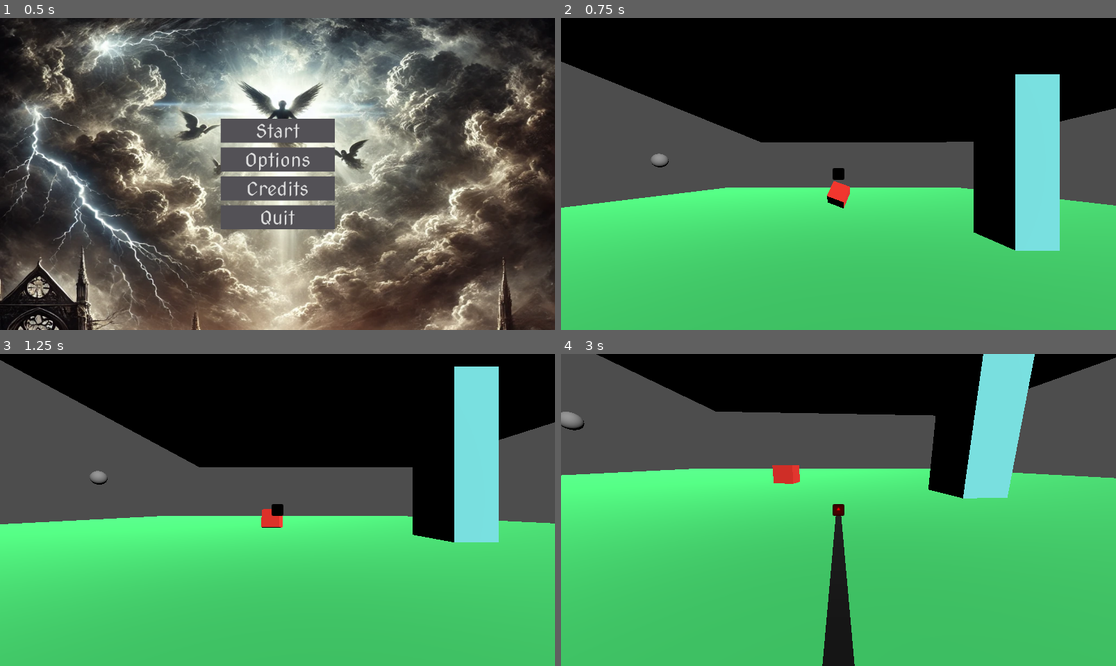
Above: before the commit, frames 1-4 (two rows, left to right).
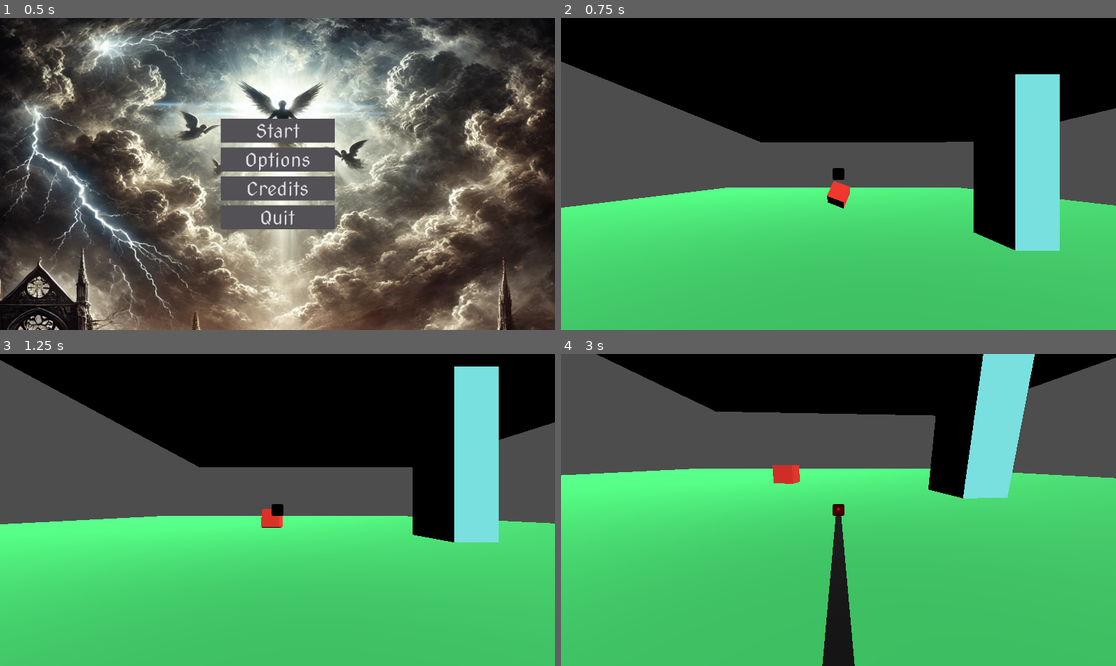
Above: after the commit, the same moments.

Repository: cris-duran/cc5408-project
Game: Godot game, scene res://Scenes/menu.tscn
Same seed, same stepped clock (60 frames per second), same inputs: the game is played once before the commit and once after it. The engine's default icon, where the game draws it, is replaced by a stand-in: a white triangle on a blue panel in a dark square.
Inputs (mouse positions are in pixels of both pictures, inside the frame that each line leads up to):
- Up to frame 1 (0.5 s): no input
- Up to frame 2 (0.75 s): click "Start" at 0.5 s
- Up to frame 3 (1.25 s): no input
- Up to frame 4 (3 s): move the mouse to (866, 510) at 1.27 s; press the mouse at (866, 510) at 1.28 s; tap Enter at 2 s; move the mouse to (810, 510) at 2.02 s; release the mouse at (810, 510) at 2.03 s; right-click (810, 510) at 2.1 s; move the mouse to (849, 503) at 2.77 s; press the mouse at (849, 503) at 2.78 s

Frame 1 is identical in both runs. In frame 2, less than 0.1% of the frame differs, in the area x 16-20%, y 43-48%; in frame 3, less than 0.1%; in frame 4, 0.2%, in the area x 0-5%, y 18-25%.

Commit message:
corrección del código del enemigo

Diff:
--- a/Assets/Scripts/Character.gd
+++ b/Assets/Scripts/Character.gd
@@ -28,7 +28,7 @@
 @onready var pin_joint_3d: PinJoint3D
 @onready var chain = $Chain
 @onready var chain_2 = $Chain2
-@onready var Bounce_velocity= 600
+@onready var Bounce_velocity= 15
 func _ready() -> void:
 	ray.enabled=true
 	chain.visible=false
@@ -133,6 +133,12 @@
 
 
 
-func _on_animatable_body_3d_enemy_killed() -> void:
-	linear_velocity.y=Bounce_velocity
-	print("JIJIJA")
+
+
+
+
+
+func _on_enemy_1_enemy_killed() -> void:
+	var direction=Vector3.UP
+	apply_central_impulse(direction*2)
+	pass # Replace with function body.
--- a/Scenes/Main.tscn
+++ b/Scenes/Main.tscn
@@ -1,10 +1,10 @@
-[gd_scene load_steps=18 format=3 uid="uid://ki01rvarfvr6"]
+[gd_scene load_steps=15 format=3 uid="uid://ki01rvarfvr6"]
 
 [ext_resource type="ArrayMesh" uid="uid://drj51xvx3pvok" path="res://Assets/3dModels/Terrain_test.obj" id="1_p32dt"]
 [ext_resource type="PackedScene" uid="uid://d4ls43nckhuyh" path="res://Scenes/Character.tscn" id="2_661i2"]
 [ext_resource type="PackedScene" uid="uid://bgecweg2wcwsv" path="res://Scenes/Terrain_body.tscn" id="3_2ubke"]
 [ext_resource type="PackedScene" uid="uid://cbnwlklbclh8o" path="res://Scenes/Pause.tscn" id="4_6qjmq"]
-[ext_resource type="Script" path="res://enemy_1.gd" id="5_iv1u8"]
+[ext_resource type="PackedScene" uid="uid://4modn5t8x07o" path="res://enemy_1.tscn" id="5_r7n5d"]
 
 [sub_resource type="StandardMaterial3D" id="StandardMaterial3D_u23il"]
 albedo_color = Color(1, 0.2, 0.156863, 1)
@@ -31,13 +31,6 @@
 
 [sub_resource type="BoxShape3D" id="BoxShape3D_kj26k"]
 size = Vector3(27.6855, 1.39148, 38.0812)
-
-[sub_resource type="SphereShape3D" id="SphereShape3D_p3mh0"]
-
-[sub_resource type="SphereMesh" id="SphereMesh_adq5b"]
-
-[sub_resource type="SphereShape3D" id="SphereShape3D_hq6a4"]
-radius = 0.580579
 
 [node name="Node3D" type="Node3D"]
 
@@ -118,24 +111,7 @@
 
 [node name="Pause" parent="." instance=ExtResource("4_6qjmq")]
 
-[node name="AnimatableBody3D" type="AnimatableBody3D" parent="."]
-transform = Transform3D(1, 0, 0, 0, 1, 0, 0, 0, 1, -13.4327, 2.94409, -3.05838)
-collision_layer = 5
-collision_mask = 2
-script = ExtResource("5_iv1u8")
+[node name="Enemy_1" parent="." instance=ExtResource("5_r7n5d")]
+transform = Transform3D(1, 0, 0, 0, 1, 0, 0, 0, 1, -13.5842, 5.52958, 20.7447)
 
-[node name="CollisionShape3D" type="CollisionShape3D" parent="AnimatableBody3D"]
-shape = SubResource("SphereShape3D_p3mh0")
-
-[node name="MeshInstance3D" type="MeshInstance3D" parent="AnimatableBody3D"]
-mesh = SubResource("SphereMesh_adq5b")
-skeleton = NodePath("../..")
-
-[node name="Area3D" type="Area3D" parent="AnimatableBody3D"]
-collision_layer = 4
-collision_mask = 3
-
-[node name="CollisionShape3D" type="CollisionShape3D" parent="AnimatableBody3D/Area3D"]
-shape = SubResource("SphereShape3D_hq6a4")
-
-[connection signal="enemy_killed" from="AnimatableBody3D" to="CharacterBody3D" method="_on_animatable_body_3d_enemy_killed"]
+[connection signal="enemy_killed" from="Enemy_1" to="CharacterBody3D" method="_on_enemy_1_enemy_killed"]
--- a/enemy_1.gd
+++ b/enemy_1.gd
@@ -18,8 +18,8 @@
 
 
 
-
 func _on_area_3d_body_entered(body):
 	if body is Personaje:
 		enemy_killed.emit()
-		print("eso tilín")
+		queue_free()
+	pass # Replace with function body.
--- a/enemy_1.tscn
+++ b/enemy_1.tscn
@@ -2,12 +2,13 @@
 
 [ext_resource type="Script" path="res://enemy_1.gd" id="1_fkdst"]
 
-[sub_resource type="SphereShape3D" id="SphereShape3D_iljhi"]
+[sub_resource type="BoxShape3D" id="BoxShape3D_8i2sc"]
+size = Vector3(0.5, 0.5, 0.5)
 
-[sub_resource type="SphereMesh" id="SphereMesh_wl5a7"]
+[sub_resource type="BoxMesh" id="BoxMesh_7el0y"]
 
-[sub_resource type="SphereShape3D" id="SphereShape3D_lcudg"]
-radius = 0.580579
+[sub_resource type="BoxShape3D" id="BoxShape3D_0fkpc"]
+size = Vector3(1.2, 1.2, 1.2)
 
 [node name="Enemy_1" type="AnimatableBody3D"]
 collision_layer = 5
@@ -15,16 +16,16 @@
 script = ExtResource("1_fkdst")
 
 [node name="CollisionShape3D" type="CollisionShape3D" parent="."]
-shape = SubResource("SphereShape3D_iljhi")
+shape = SubResource("BoxShape3D_8i2sc")
 
 [node name="MeshInstance3D" type="MeshInstance3D" parent="."]
-mesh = SubResource("SphereMesh_wl5a7")
+mesh = SubResource("BoxMesh_7el0y")
 
 [node name="Area3D" type="Area3D" parent="."]
 collision_layer = 4
 collision_mask = 7
 
 [node name="CollisionShape3D" type="CollisionShape3D" parent="Area3D"]
-shape = SubResource("SphereShape3D_lcudg")
+shape = SubResource("BoxShape3D_0fkpc")
 
 [connection signal="body_entered" from="Area3D" to="." method="_on_area_3d_body_entered"]
